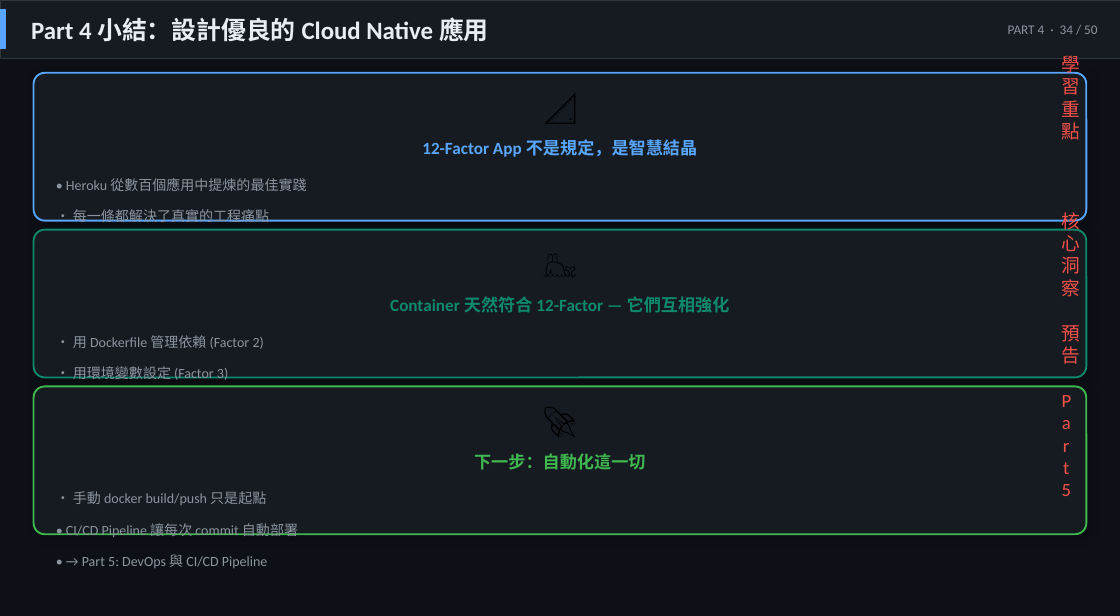
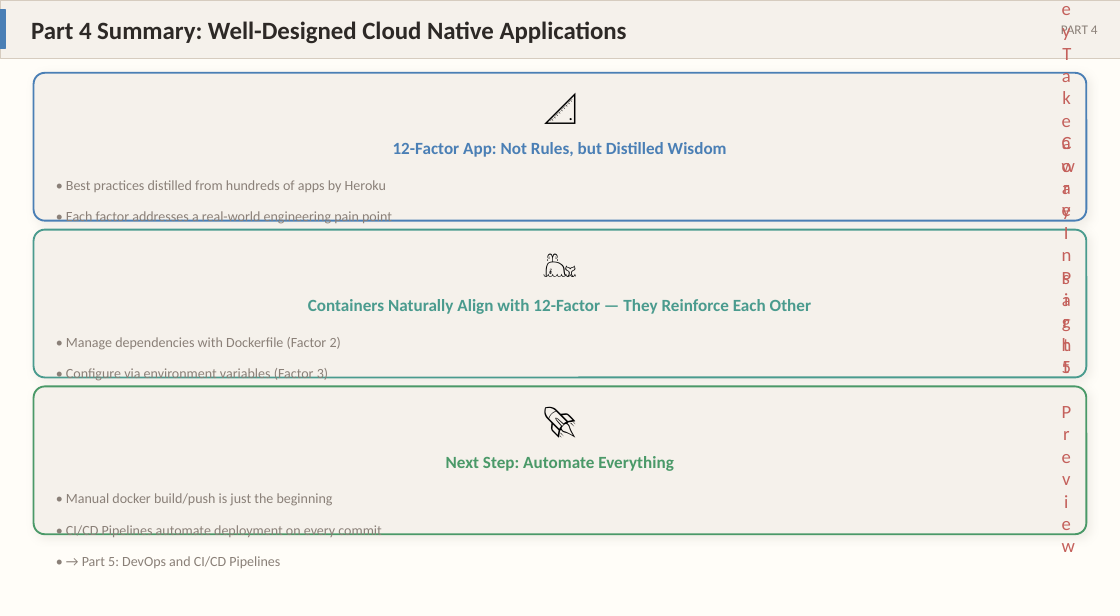
Before and after one commit to hwchiu/moslides, a slide deck: slide 34 of output/cloud_native_slides_final.pptx. Drawn at 1120x616 pixels with LibreOffice and Linux fonts; fonts in the diff are those of the drawing. Boxes give left, top, right and bottom in pixels: in the first picture for what was removed or moved away, otherwise in the second. Text is boxed around its words. In the diff, an @@ line names an element or a change of style, - is before the commit and + after.

```diff
--- a/output/cloud_native_slides_final.pptx
+++ b/output/cloud_native_slides_final.pptx
@@ background #0D1117 to #FFFDF8 @@
@@ rectangle at bbox=[0, 0, 1120, 58]: fill #161B22 to #F5F1EB; outline #30363D 0.5 pt to #D6CCBF 0.5 pt @@
@@ rectangle at bbox=[0, 10, 6, 48]: fill #58A6FF to #4A7FB5; outline #58A6FF 1 pt to #4A7FB5 1 pt @@
@@ text at bbox=[31, 21, 627, 44]: text changed; text colour #E6EDF3 to #2D2926 @@
-Part 4 小結：設計優良的 Cloud Native 應用
+Part 4 Summary: Well-Designed Cloud Native Applications
@@ text at bbox=[1061, 25, 1098, 38]: text changed; text colour #8B949E to #8A8078 @@
-PART 4 · 34 / 50
+PART 4
@@ text at bbox=[1062, 55, 1081, 140]: text changed; text colour #F85149 to #C4605B @@
-學習重點
+Key Takeaway
@@ rounded rectangle at bbox=[34, 73, 1086, 221]: fill #161B22 to #F5F1EB; outline #58A6FF 1.2 pt to #4A7FB5 1.2 pt; shadow changed @@
@@ text at bbox=[393, 142, 727, 157]: text changed; text colour #58A6FF to #4A7FB5 @@
-12-Factor App 不是規定，是智慧結晶
+12-Factor App: Not Rules, but Distilled Wisdom
@@ text at bbox=[66, 180, 386, 192]: text changed; text colour #8B949E to #8A8078 @@
-• Heroku 從數百個應用中提煉的最佳實踐
+• Best practices distilled from hundreds of apps by Heroku
@@ rounded rectangle at bbox=[34, 230, 1086, 377]: fill #161B22 to #F5F1EB; outline #0D8A6C 1.2 pt to #4A9B8E 1.2 pt; shadow changed @@
@@ text at bbox=[66, 211, 392, 224]: text changed; text colour #8B949E to #8A8078 @@
-• 每一條都解決了真實的工程痛點
+• Each factor addresses a real-world engineering pain point
@@ text at bbox=[1062, 212, 1081, 297]: text changed; text colour #F85149 to #C4605B @@
-核心洞察
+Core Insight
@@ text at bbox=[308, 299, 811, 314]: text changed; text colour #0D8A6C to #4A9B8E @@
-Container 天然符合 12-Factor — 它們互相強化
+Containers Naturally Align with 12-Factor — They Reinforce Each Other
@@ text at bbox=[66, 337, 341, 350]: text changed; text colour #8B949E to #8A8078 @@
-• 用 Dockerfile 管理依賴 (Factor 2)
+• Manage dependencies with Dockerfile (Factor 2)
@@ rounded rectangle at bbox=[34, 386, 1086, 534]: fill #161B22 to #F5F1EB; outline #3FB950 1.2 pt to #4A9968 1.2 pt; shadow changed @@
@@ text at bbox=[66, 368, 328, 381]: text changed; text colour #8B949E to #8A8078 @@
-• 用環境變數設定 (Factor 3)
+• Configure via environment variables (Factor 3)
@@ text at bbox=[1062, 361, 1071, 379]: text changed; text colour #F85149 to #C4605B @@
-預告 Part 5
+Part 5 Preview
@@ text at bbox=[446, 456, 674, 471]: text changed; text colour #3FB950 to #4A9968 @@
-下一步：自動化這一切
+Next Step: Automate Everything
@@ text at bbox=[66, 493, 333, 506]: text changed; text colour #8B949E to #8A8078 @@
-• 手動 docker build/push 只是起點
+• Manual docker build/push is just the beginning
@@ text at bbox=[66, 525, 381, 537]: text changed; text colour #8B949E to #8A8078 @@
-• CI/CD Pipeline 讓每次 commit 自動部署
+• CI/CD Pipelines automate deployment on every commit
@@ text at bbox=[82, 556, 280, 568]: text changed; text colour #8B949E to #8A8078 @@
-• → Part 5: DevOps 與 CI/CD Pipeline
+• → Part 5: DevOps and CI/CD Pipelines
```
Also in this commit, not shown: 94 other slides changed, 15 slides added, 15 slides removed, 25 other files.
